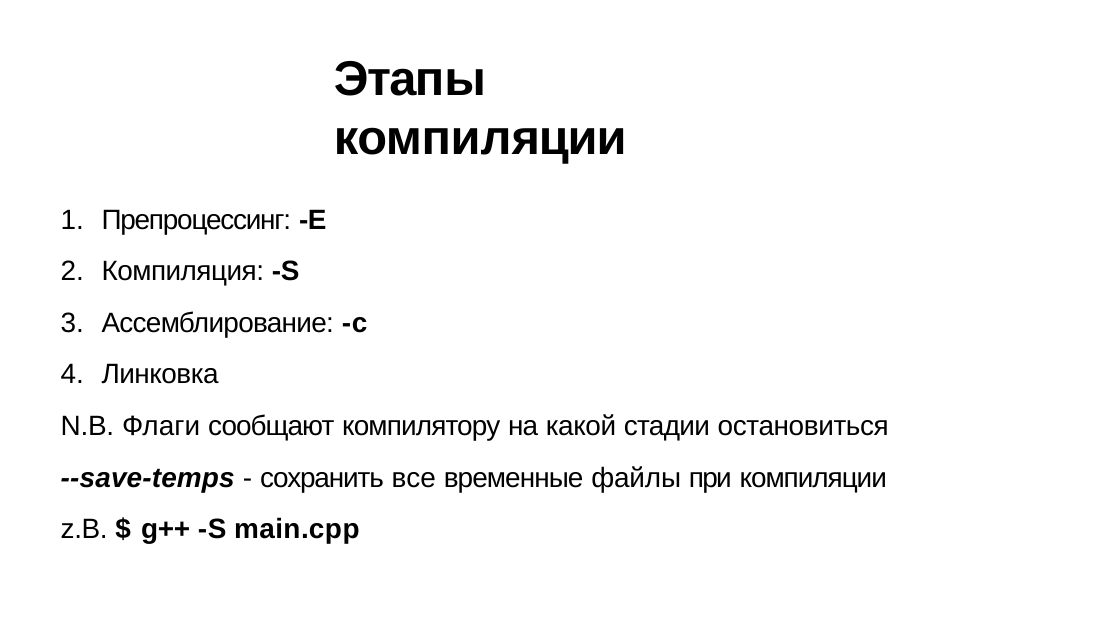
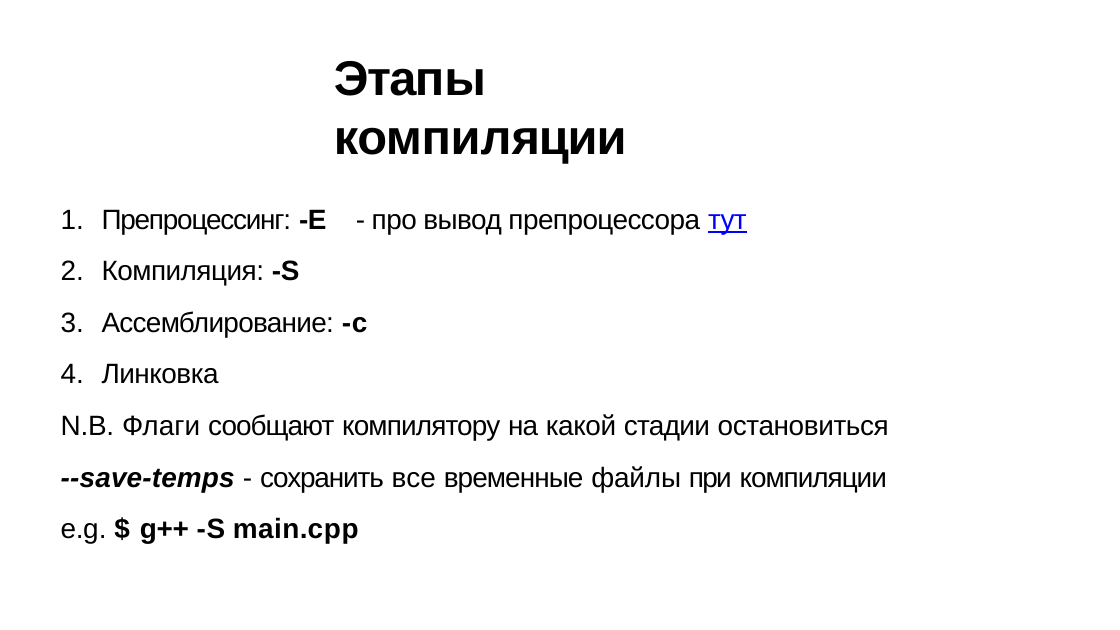
Before and after one commit to kostya2709/CAOS_seminars, a slide deck: slide 2 of sem_1_tools/presentations/Семинар_1_tools.pptx. Drawn at 1120x630 pixels with LibreOffice and Linux fonts; fonts in the diff are those of the drawing. Boxes give left, top, right and bottom in pixels: in the first picture for what was removed or moved away, otherwise in the second. Text is boxed around its words. In the diff, an @@ line names an element or a change of style, - is before the commit and + after.

```diff
--- a/sem_1_tools/presentations/Семинар_1_tools.pptx
+++ b/sem_1_tools/presentations/Семинар_1_tools.pptx
@@ text at <box>102,209,747,234</box>: text changed @@
-1. Препроцессинг: -E
+1. Препроцессинг: -E - про вывод препроцессора тут
@@ text at <box>61,517,359,543</box>: text changed @@
-z.B. $ g++ -S main.cpp
+e.g. $ g++ -S main.cpp
```
Also in this commit, not shown: 8 other slides changed, 3 slides added, 3 other files.
